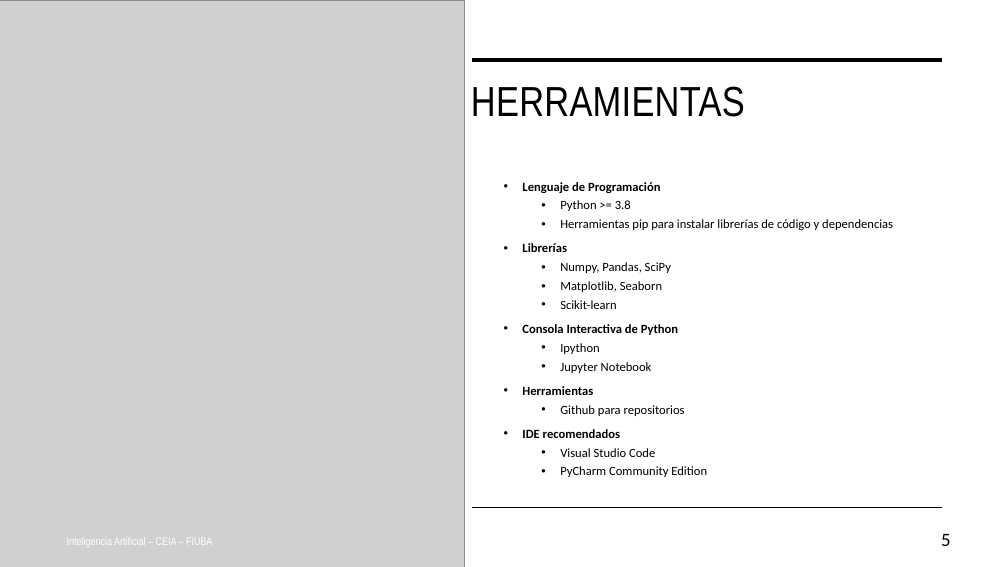
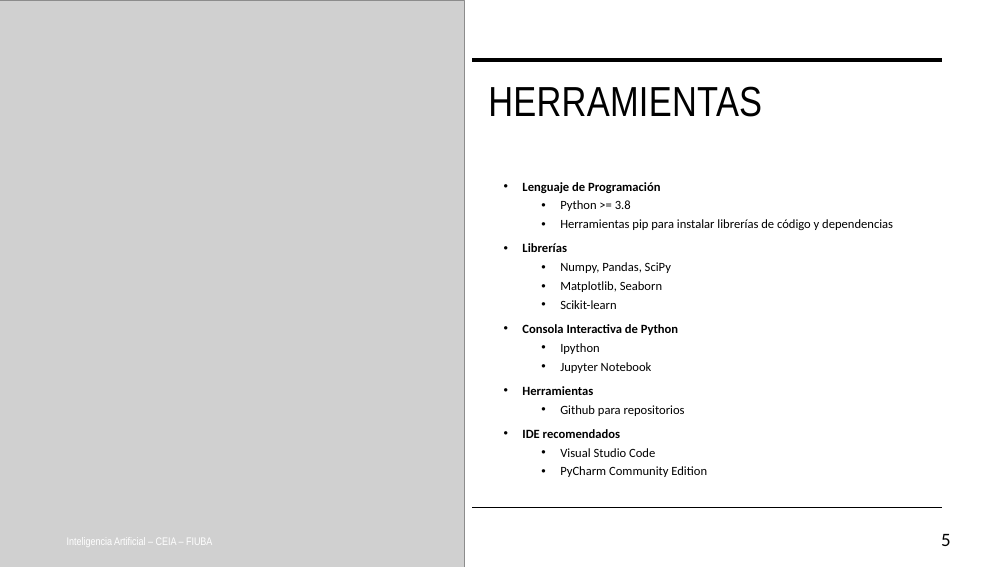
Before and after one commit to FIUBA-Posgrado-Inteligencia-Artificial/intro_ia, a slide deck: slide 5 of clase1/teoria/clase1.pptx. Drawn at 1008x567 pixels with LibreOffice and Linux fonts; fonts in the diff are those of the drawing; grey boxes stand for pictures. Boxes give left, top, right and bottom in pixels: in the first picture for what was removed or moved away, otherwise in the second. Text is boxed around its words. In the diff, an @@ line names an element or a change of style, - is before the commit and + after.

```diff
--- a/clase1/teoria/clase1.pptx
+++ b/clase1/teoria/clase1.pptx
@@ title "HERRAMIENTAS": place and size @@
-title "HERRAMIENTAS" at [471, 86, 745, 117]
+title "HERRAMIENTAS" at [488, 86, 762, 117]
```
Also in this commit, not shown: 3 slides added.
